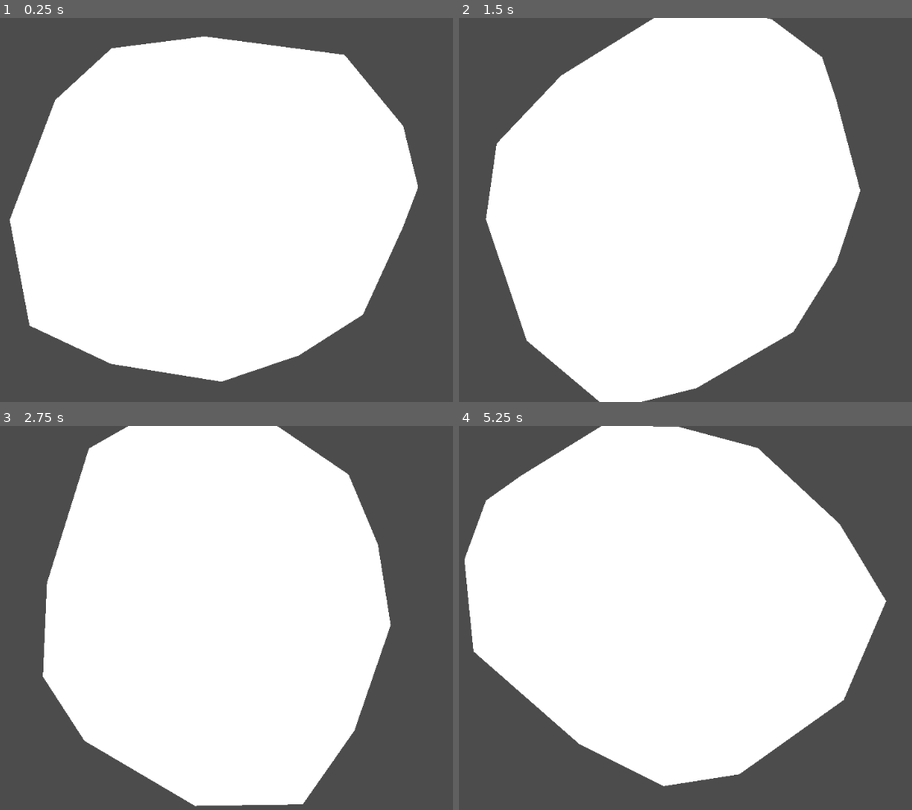
Above: before the commit, frames 1-4 (two rows, left to right).
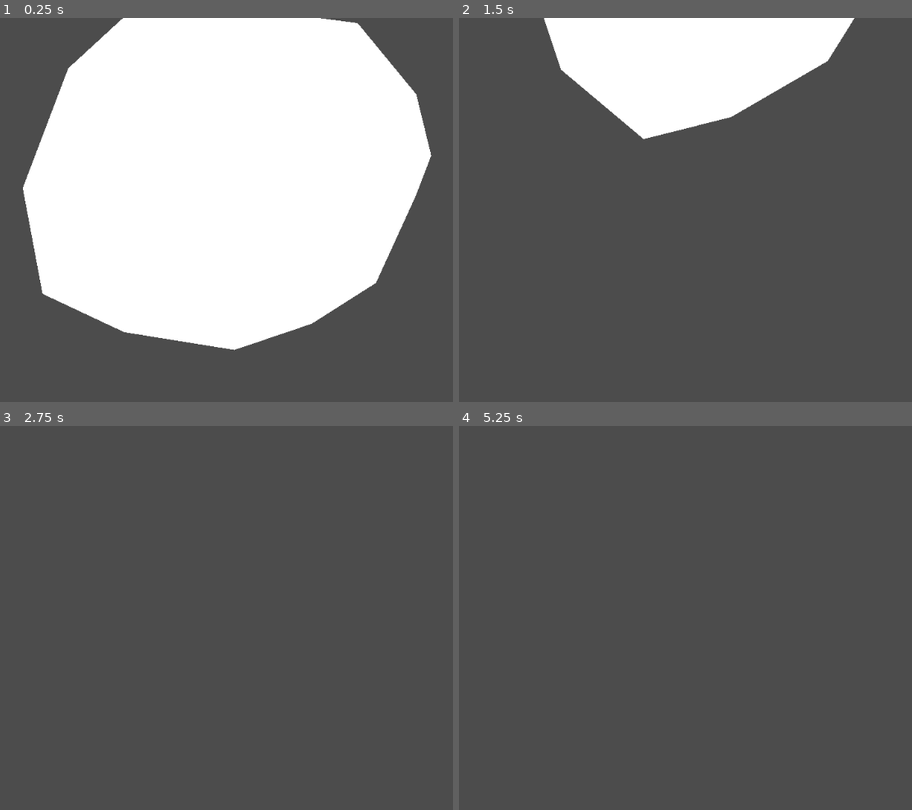
Above: after the commit, the same moments.

Repository: AbeVos/ggj-2022
Game: Godot game, scene res://Board.tscn
Same seed, same stepped clock (60 frames per second), same inputs: the game is played once before the commit and once after it. The project has no main scene, so this scene is started directly.
Inputs (mouse positions are in pixels of both pictures, inside the frame that each line leads up to):
- Up to frame 1 (0.25 s): no input
- Up to frame 2 (1.5 s): drag from (667, 198) to (748, 125) at 0.52 s; drag from (554, 229) to (667, 198) at 1.27 s
- Up to frame 3 (2.75 s): move the mouse to (289, 533) at 2.02 s; click (289, 533) at 2.17 s
- Up to frame 4 (5.25 s): drag from (649, 694) to (486, 560) at 2.77 s; move the mouse to (880, 675) at 3.52 s; click (880, 675) at 3.67 s; drag from (486, 560) to (667, 606) at 4.27 s; move the mouse to (717, 618) at 5.02 s; click (717, 618) at 5.17 s

The runs differ from the first frame. In frame 1, 14% of the frame differs, in the area x 1-96%, y 0-95%; in frame 2, 54%; in frame 3, 61%; in frame 4, 63%, in the area x 1-95%, y 0-94%.
Error after the commit: Parse Error: The method "draw_cards" isn't declared in the current class. (res://cards/hand.gd:8)

Commit message:
Move stuff around

Diff:
--- a/Board.tscn
+++ b/Board.tscn
@@ -1,15 +1,19 @@
-[gd_scene load_steps=3 format=2]
+[gd_scene load_steps=4 format=2]
 
 [ext_resource path="res://board.gd" type="Script" id=1]
 [ext_resource path="res://cards/HandCard.tscn" type="PackedScene" id=2]
+[ext_resource path="res://cards/hand.gd" type="Script" id=3]
 
 [node name="Board" type="Node2D"]
-position = Vector2( 486, 283 )
 script = ExtResource( 1 )
 
 [node name="Wheel" type="Polygon2D" parent="."]
+position = Vector2( 490, 266 )
 polygon = PoolVector2Array( 2, 286, 125, 253, 229, 196, 300, 64, 328, 3, 311, -94, 227, -211, 11, -254, -135, -245, -228, -170, -311, 12, -291, 179, -168, 247 )
 
 [node name="Hand" type="Node2D" parent="."]
+position = Vector2( 495, 504 )
+script = ExtResource( 3 )
+cards_in_hand = null
 
 [node name="HandCard" parent="Hand" instance=ExtResource( 2 )]
